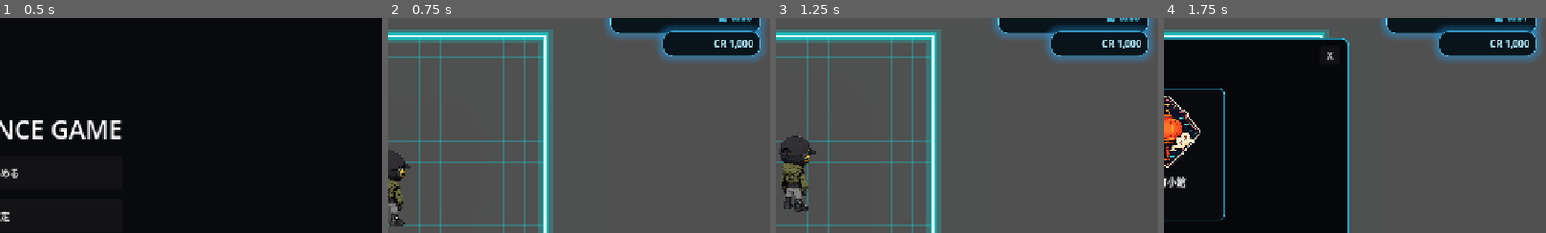
Above: before the commit, frames 1-4 (left to right).
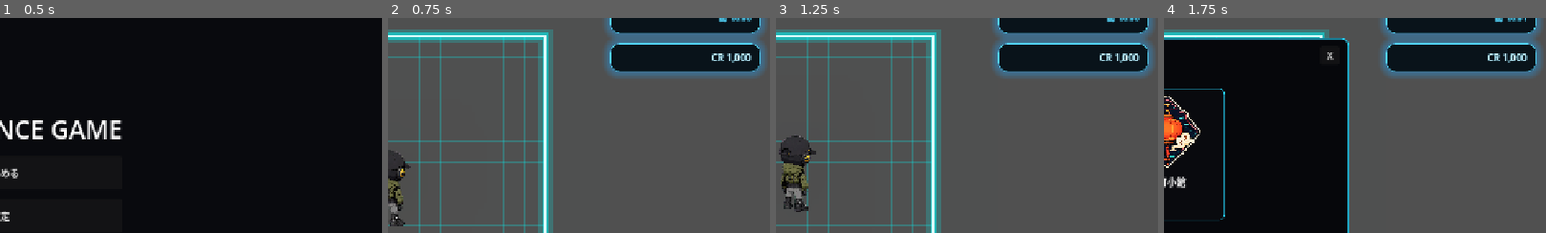
Above: after the commit, the same moments.

Repository: grimoire1089-coder/optimistic
Game: Godot game, scene res://Scenes/Boot/TitleScene.tscn
Same seed, same stepped clock (60 frames per second), same inputs: the game is played once before the commit and once after it. Sound files missing from this copy of the repository are replaced by a short silence.
Inputs:
- Up to frame 1 (0.5 s): no input
- Up to frame 2 (0.75 s): click "はじめる" at 0.5 s
- Up to frame 3 (1.25 s): no input
- Up to frame 4 (1.75 s): click "ショップ" at 1.25 s
The pictures show only the part of the screen within x 50-100%, y 9-59%; the shares and areas given below are measured in that part.

Frame 1 is identical in both runs. In frame 2, 8.0% of the frame differs, in the area x 56-99%, y 3-28%; in frame 3, 8.0%; in frame 4, 8.0%.

Commit message:
Align credit panel under clock neon UI

Diff:
--- a/Scenes/UI/HUD/CreditPanel.tscn
+++ b/Scenes/UI/HUD/CreditPanel.tscn
@@ -7,13 +7,14 @@
 anchors_preset = 1
 anchor_left = 1.0
 anchor_right = 1.0
-offset_left = -180.0
-offset_top = 88.0
+offset_left = -268.0
+offset_top = 108.0
 offset_right = -16.0
-offset_bottom = 130.0
+offset_bottom = 156.0
 grow_horizontal = 0
 
 [node name="PanelContainer" type="PanelContainer" parent="."]
+unique_name_in_owner = true
 layout_mode = 1
 anchors_preset = 15
 anchor_right = 1.0
@@ -23,14 +24,15 @@
 
 [node name="MarginContainer" type="MarginContainer" parent="PanelContainer"]
 layout_mode = 2
-theme_override_constants/margin_left = 12
-theme_override_constants/margin_top = 8
-theme_override_constants/margin_right = 12
-theme_override_constants/margin_bottom = 8
+theme_override_constants/margin_left = 16
+theme_override_constants/margin_top = 10
+theme_override_constants/margin_right = 16
+theme_override_constants/margin_bottom = 10
 
 [node name="CreditLabel" type="Label" parent="PanelContainer/MarginContainer"]
 unique_name_in_owner = true
 layout_mode = 2
 text = "CR 0"
 horizontal_alignment = 2
+vertical_alignment = 1
 script = ExtResource("1_credit_display")
